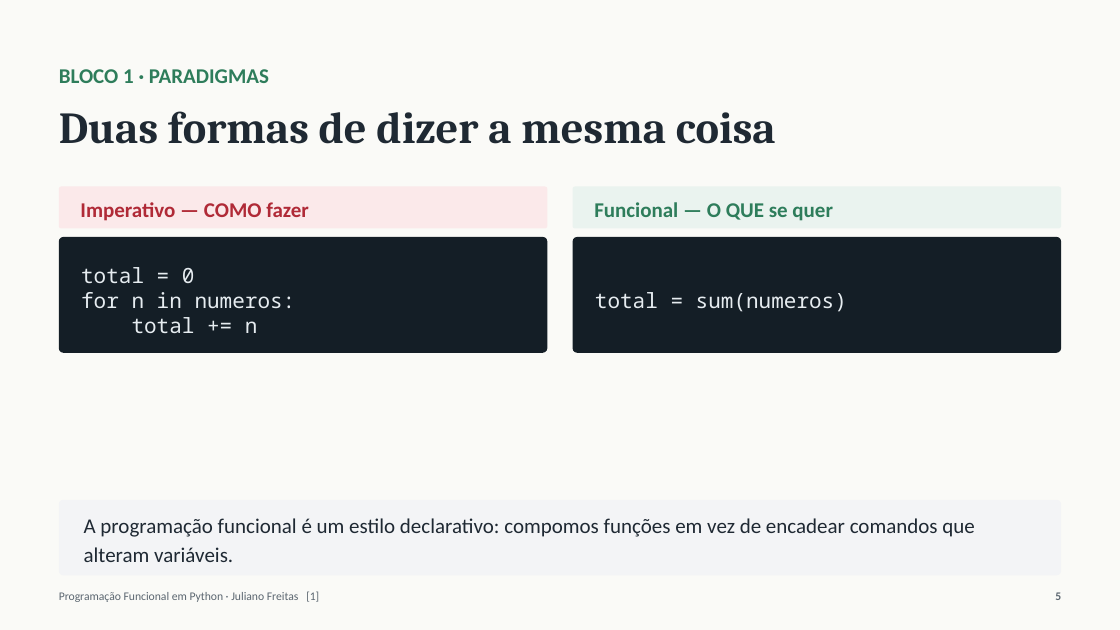
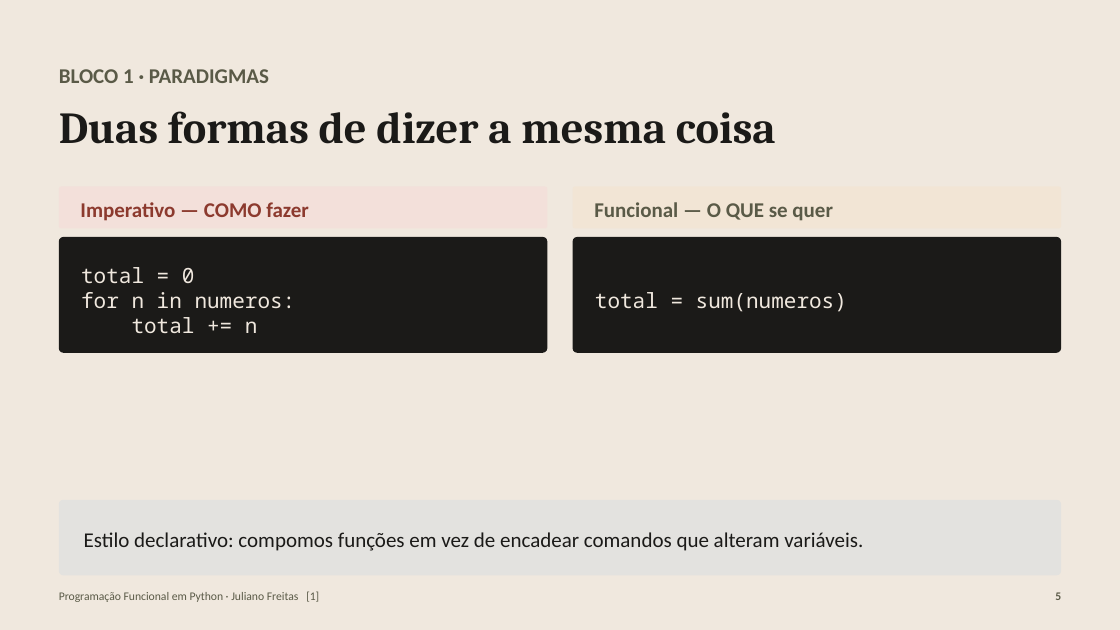
Before and after one commit to julianosfreitas/scrapping_italy, a slide deck: slide 5 of docs/PF-Python-Ponte-Italia.pptx. Drawn at 1120x630 pixels with LibreOffice and Linux fonts; fonts in the diff are those of the drawing. Boxes give left, top, right and bottom in pixels: in the first picture for what was removed or moved away, otherwise in the second. Text is boxed around its words. In the diff, an @@ line names an element or a change of style, - is before the commit and + after.

```diff
--- a/docs/PF-Python-Ponte-Italia.pptx
+++ b/docs/PF-Python-Ponte-Italia.pptx
@@ rectangle at [0,0,1120,630]: fill #FAFAF7 to #F0E8DE @@
@@ text "BLOCO 1 · PARADIGMAS" at [59,69,269,83]: text colour #2E7D5B to #5A5A47 @@
@@ text "Duas formas de dizer a ..." at [59,111,776,144]: text colour #1F2933 to #1B1A18 @@
@@ rounded rectangle "Imperativo — COMO fazer" at [59,187,548,229]: text colour #B02A37 to #8C3A2E; fill #FBE9EA to #F3E0DA @@
@@ rounded rectangle "Funcional — O QUE se ..." at [573,187,1062,229]: text colour #2E7D5B to #5A5A47; fill #EAF3EF to #F2E5D5 @@
@@ rounded rectangle "total = 0" at [59,237,548,353]: text colour #E6ECF0 to #F0E8DE; fill #141E26 to #1B1A18 @@
@@ rounded rectangle "total = sum(numeros)" at [573,237,1062,353]: text colour #E6ECF0 to #F0E8DE; fill #141E26 to #1B1A18 @@
@@ rounded rectangle "Estilo declarativo: compomos funções em ..." at [59,500,1061,576]: fill #F3F4F6 to #E3E2DF @@
@@ text in rounded rectangle at [84,532,863,551]: text changed; text colour #1F2933 to #1B1A18 @@
-A programação funcional é um estilo declarativo: compomos funções em vez de encadear comandos que alteram variáveis.
+Estilo declarativo: compomos funções em vez de encadear comandos que alteram variáveis.
@@ text "Programação Funcional em Python · ..." at [59,591,319,602]: text colour #5B6670 to #5A5A47 @@
@@ text "5" at [1055,592,1061,600]: text colour #5B6670 to #5A5A47 @@
```
Also in this commit, not shown: 60 other slides changed, 2 slides added, 4 other files.
